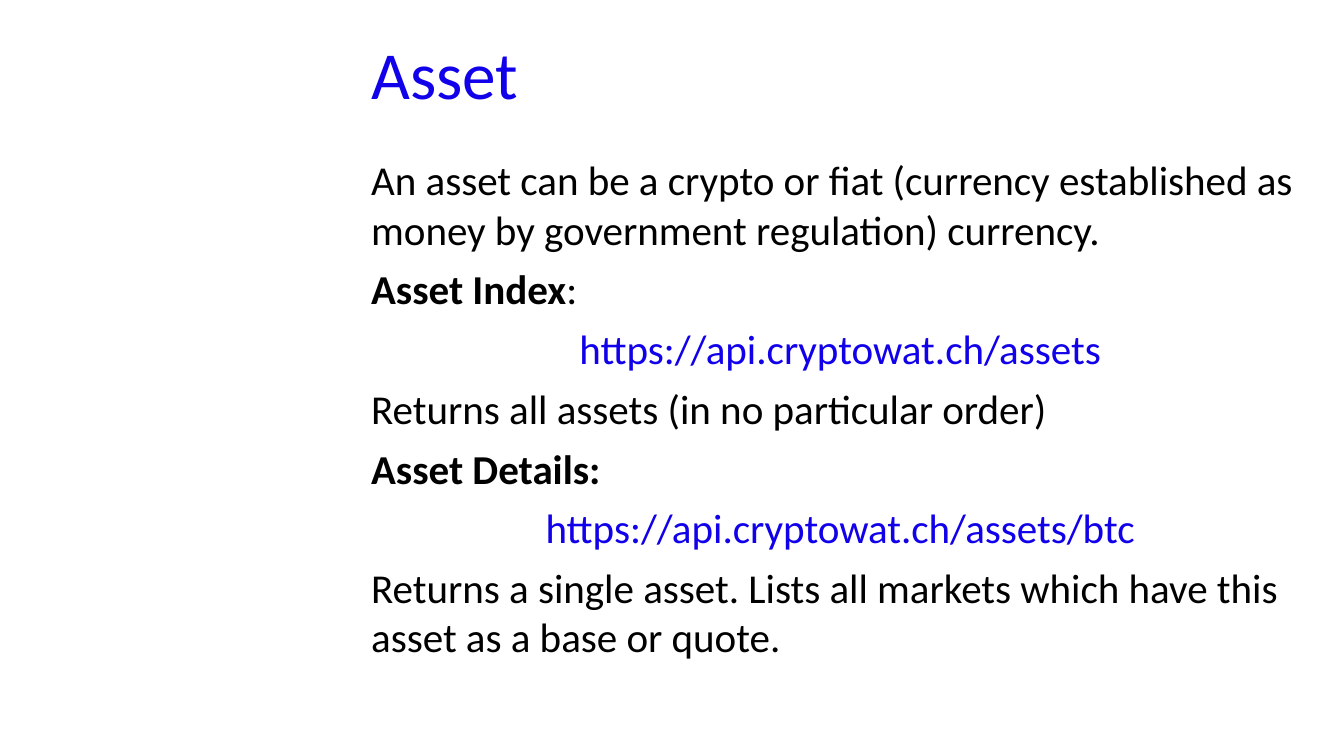
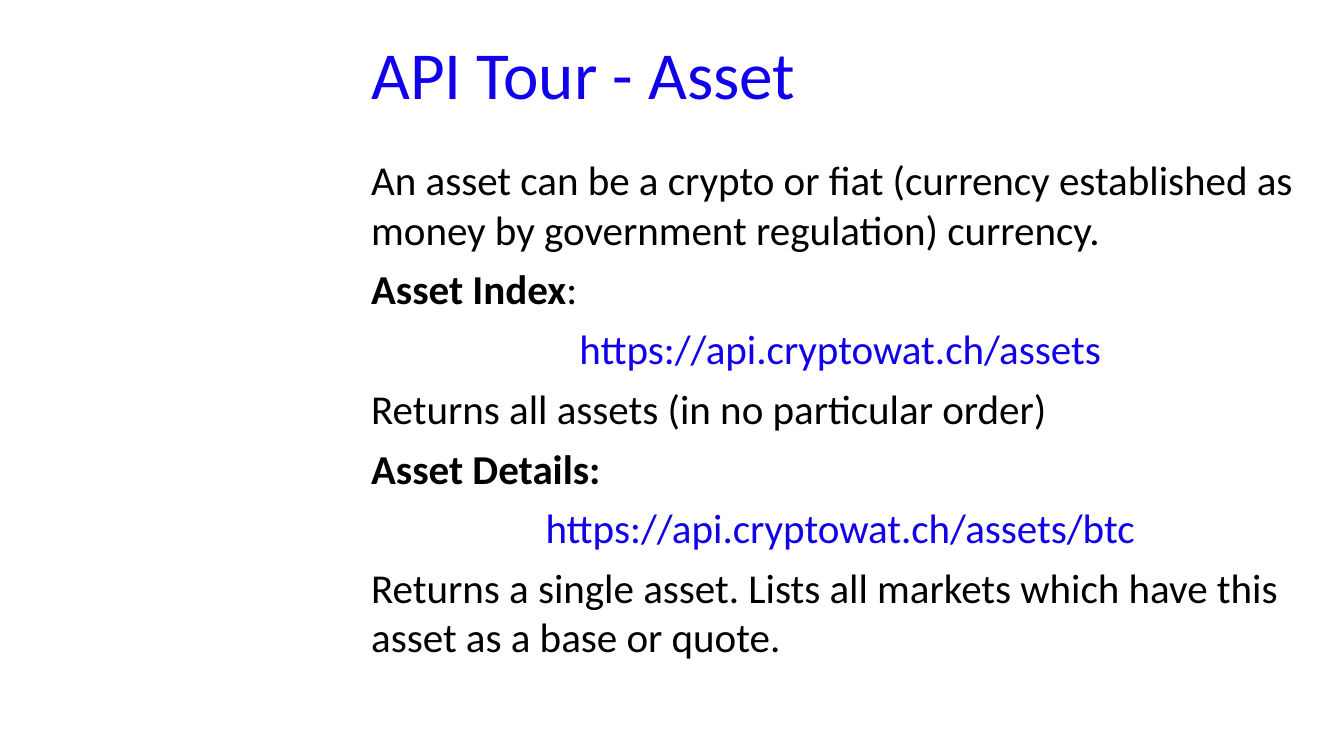
Before and after one commit to GabriM97/CryptoWolf, a slide deck: slide 6 of Student Presentation/Student_Presentation.odp. Drawn at 1344x756 pixels with LibreOffice and Linux fonts; fonts in the diff are those of the drawing; background and template pictures are left out. Boxes give left, top, right and bottom in pixels: in the first picture for what was removed or moved away, otherwise in the second. Text is boxed around its words. In the diff, an @@ line names an element or a change of style, - is before the commit and + after.

```diff
--- a/Student Presentation/Student_Presentation.odp
+++ b/Student Presentation/Student_Presentation.odp
@@ title at (x1=371, y1=56, x2=796, y2=100): text changed @@
-Asset
+API Tour - Asset
```
Also in this commit, not shown: 17 other slides changed, 4 slides added, 3 slides removed, 5 other files.
